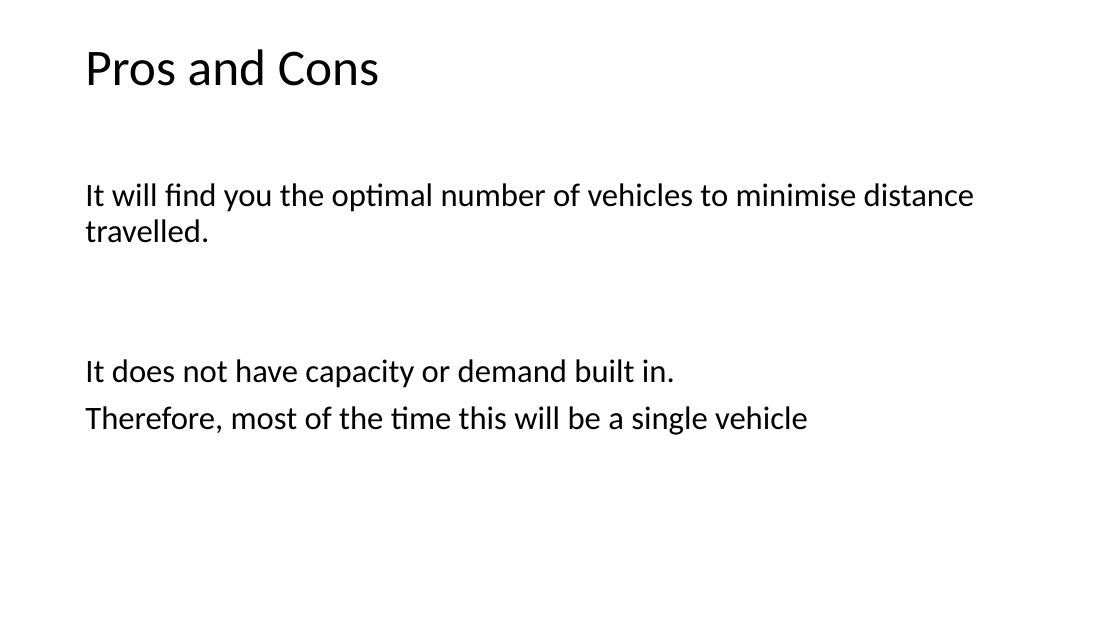
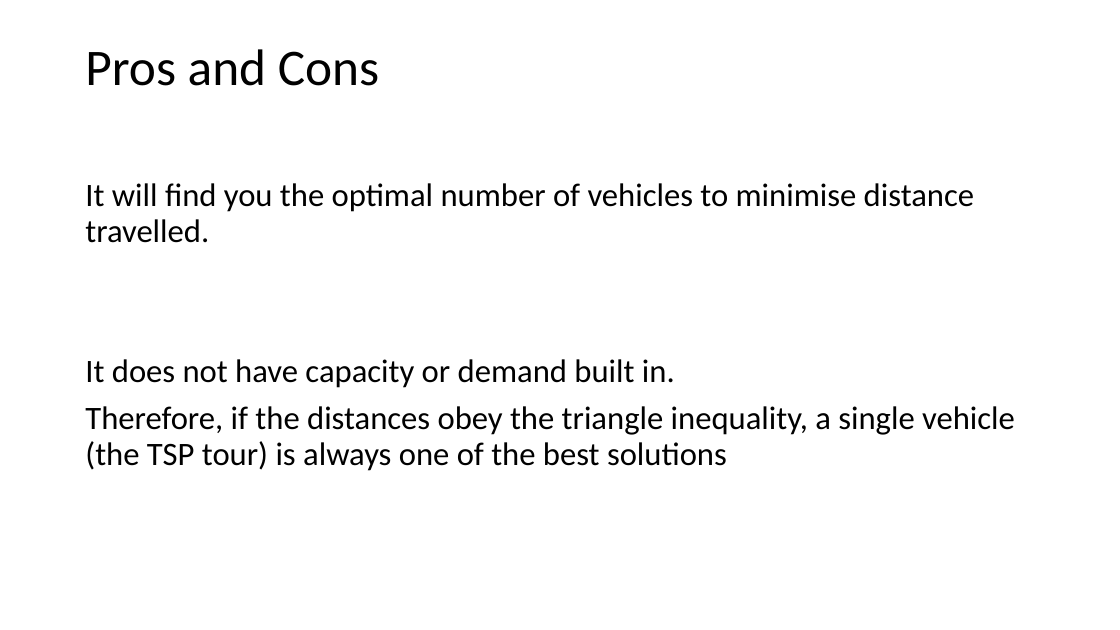
Before and after one commit to invariantum/operational_research, a slide deck: slide 23 of content/Lectures/Semester 1/Week 10 - Vehicle Routing Problem/5 Source Files/Vehicle Routing Problem.pptx. Drawn at 1120x630 pixels with LibreOffice and Linux fonts; fonts in the diff are those of the drawing. Boxes give left, top, right and bottom in pixels: in the first picture for what was removed or moved away, otherwise in the second. Text is boxed around its words. In the diff, an @@ line names an element or a change of style, - is before the commit and + after.

```diff
--- a/content/Lectures/Semester 1/Week 10 - Vehicle Routing Problem/5 Source Files/Vehicle Routing Problem.pptx
+++ b/content/Lectures/Semester 1/Week 10 - Vehicle Routing Problem/5 Source Files/Vehicle Routing Problem.pptx
@@ text at box(85, 406, 1015, 471): text changed @@
-Therefore, most of the time this will be a single vehicle
+Therefore, if the distances obey the triangle inequality, a single vehicle (the TSP tour) is always one of the best solutions
```
Also in this commit, not shown: 3 other slides changed, 6 other files.
